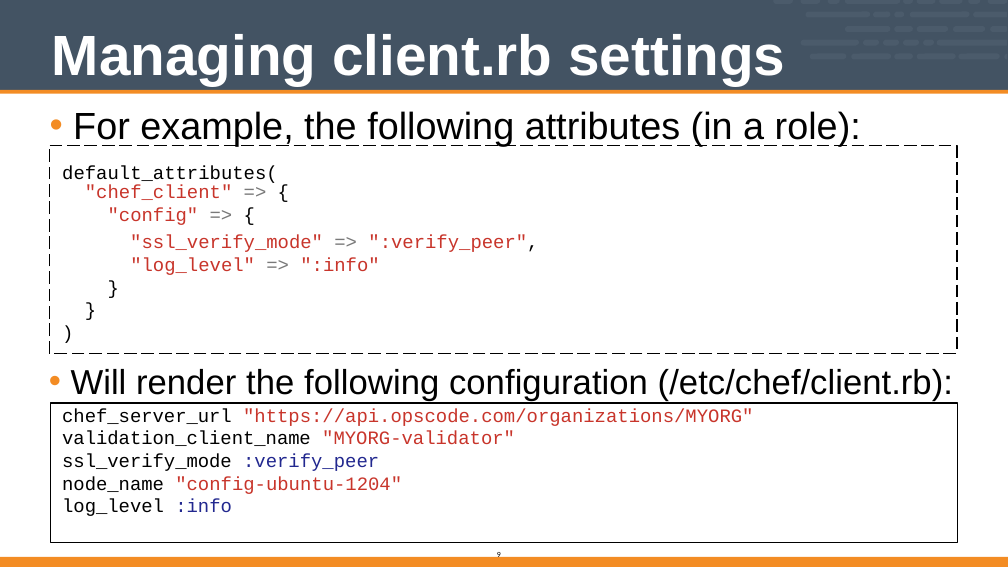
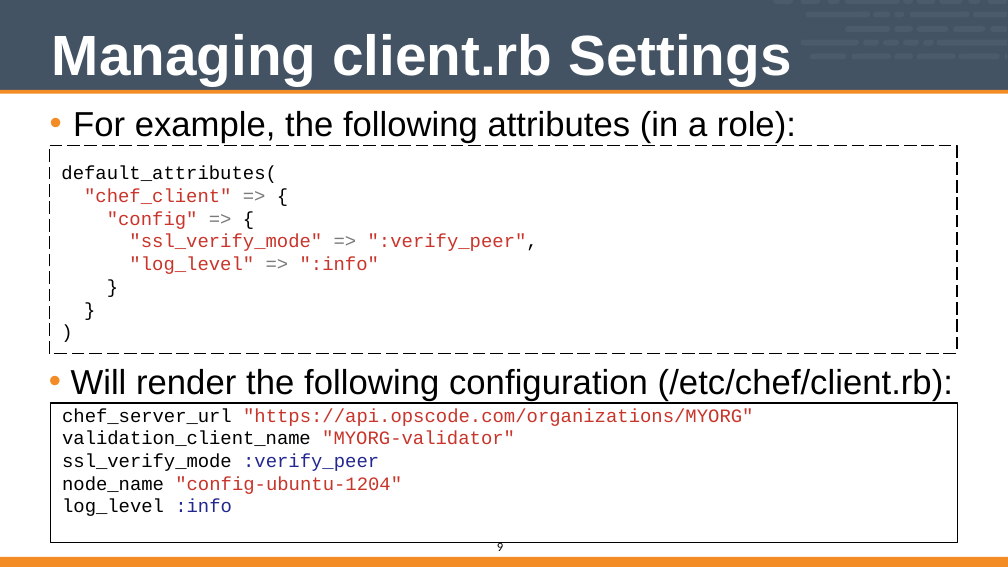
Before and after one commit to vinyar/chef-intermediate, a slide deck: slide 9 of Modules/03-Chef_Intermediate.pptx. Drawn at 1008x567 pixels with LibreOffice and Linux fonts; fonts in the diff are those of the drawing. Boxes give left, top, right and bottom in pixels: in the first picture for what was removed or moved away, otherwise in the second. Text is boxed around its words. In the diff, an @@ line names an element or a change of style, - is before the commit and + after.

```diff
--- a/Modules/03-Chef_Intermediate.pptx
+++ b/Modules/03-Chef_Intermediate.pptx
@@ title at (52,34,791,85): text changed @@
-Managing client.rb settings
+Managing client.rb Settings
@@ text "For example, the following attributes ..." at (73,111,796,143): size 48 to 44 pt @@
@@ text at (61,166,277,183): indent changed @@
@@ table removed at (83,183,291,229), 2 rows, 3 columns @@
-"chef_client" | => | {
-"config" => | { | 
@@ text at (84,189,538,274): paragraphs added @@
+"chef_client" => {
+"config" => {
+"ssl_verify_mode" => ":verify_peer",
+"log_level" => ":info"
+}
+}
+)
@@ text removed at (130,235,323,252) @@
-"ssl_verify_mode"
@@ text removed at (368,235,538,252) @@
-=> ":verify_peer",
@@ text at (130,258,379,275): paragraphs removed @@
-"log_level" => ":info"
-}
-}
-)
@@ text "Will render the following configuration ...": place and size @@
-text "Will render the following configuration ..." at (71,258,953,401)
+text "Will render the following configuration ..." at (71,369,953,401)
@@ page number: place and size @@
-page number at (497,551,501,560)
+page number at (497,542,503,551)
@@ page number at (497,542,503,551): size 10 to 16 pt @@
```
Also in this commit, not shown: 17 other slides changed.
